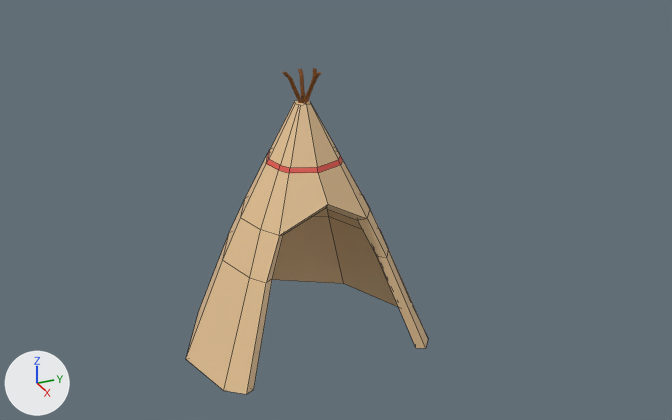
One commit to the FBX model teepee.fbx: the scene before it, then after it.
Both versions are drawn from a 50 mm lens placed at (4.99, -2.14, 3.57), pointed at (-0.36, 0.27, 0.89). Every picture has the same lights, and +X, +Y and +Z are marked at lower left. Mesh edges are drawn as thin lines on the coarser meshes. Where no turn or scale is listed for an object, it has been applied to the vertices.

Script lines for the objects in view, before the commit:
```python
me_cylinder = bpy.data.meshes.new('Cylinder')
me_cylinder.from_pydata(...)  # 97 vertices, 90 faces; spans x -1.14..0.3, y -0.87..0.87, z -0.7..1.02
# faces by material slot: [80, 10]
me_cylinder.materials.append(mat_material_001)  # beige #e7c495
me_cylinder.materials.append(mat_material_002)  # red #e7584d
ob_cylinder = bpy.data.objects.new('Cylinder', me_cylinder)
ob_cylinder.location = (0.0, 0.0, 0.718)
```
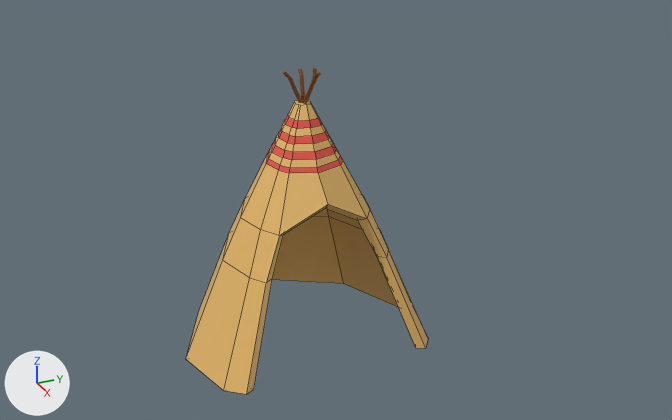
What differs and where, as boxes [x1, y1, x2, y2] in the pictures (672 x 420 px):
```json
{"part": 1, "of": "me_cylinder", "change": "built on", "before": [266, 101, 342, 173], "after": [266, 101, 342, 173]}
{"part": 2, "of": "me_cylinder", "change": "recoloured", "before": [186, 100, 428, 394], "after": [186, 100, 428, 394], "on screen": "beige to orange"}
```

The change, as JSON lines over the scene's bpy script:
```json
{"op": "add", "block": "mat_redpaint_001", "code": ["mat_redpaint_001 = principled_material('redPaint.001')", "mat_redpaint_001.base_color = (0.8, 0.486, 0.144)  # orange #e7b96a"]}
{"op": "add", "block": "mat_teepeemat__002", "code": ["mat_teepeemat__002 = principled_material('teepeeMat_.002')", "mat_teepeemat__002.base_color = (0.8, 0.0983, 0.0733)  # red #e7584d", "mat_teepeemat__002.roughness = 1.0"]}
{"block": "me_cylinder", "where": "# used by ob_cylinder; location = (0.0, 0.0, 0.718)"}
{"op": "remove", "block": "me_cylinder", "code": "me_cylinder.from_pydata(...)  # 97 vertices, 90 faces; spans x -1.14..0.3, y -0.87..0.87, z -0.7..1.02"}
{"op": "remove", "block": "me_cylinder", "code": "me_cylinder.materials.append(mat_material_002)  # red #e7584d"}
{"op": "add", "block": "me_cylinder", "code": "me_cylinder.from_pydata(...)  # 166 vertices, 150 faces; spans x -1.14..0.3, y -1.62..2.52, z -0.82..1.72"}
{"block": "me_cylinder", "change": "me_cylinder part 1"}
{"block": "me_cylinder", "change": "90 faces are deleted"}
{"block": "me_cylinder", "change": "67 vertices are added at x -0.49..0.01, y -0.38..0.34, z -0.82..0.93"}
{"block": "me_cylinder", "change": "110 new faces join them, mat_redpaint_001 (orange #e7b96a)"}
{"block": "me_cylinder", "change": "40 new faces join them, mat_teepeemat__002 (red #e7584d)"}
{"block": "me_cylinder", "change": "me_cylinder part 2: 70 faces spanning x -1.14..0.3, y -0.87..0.87, z -0.7..1.02 switch from mat_material_001 (beige #e7c495) to mat_redpaint_001 (orange #e7b96a)"}
{"op": "add", "block": "me_cylinder", "code": "me_cylinder.materials.append(mat_teepeemat__002)  # red #e7584d"}
```
